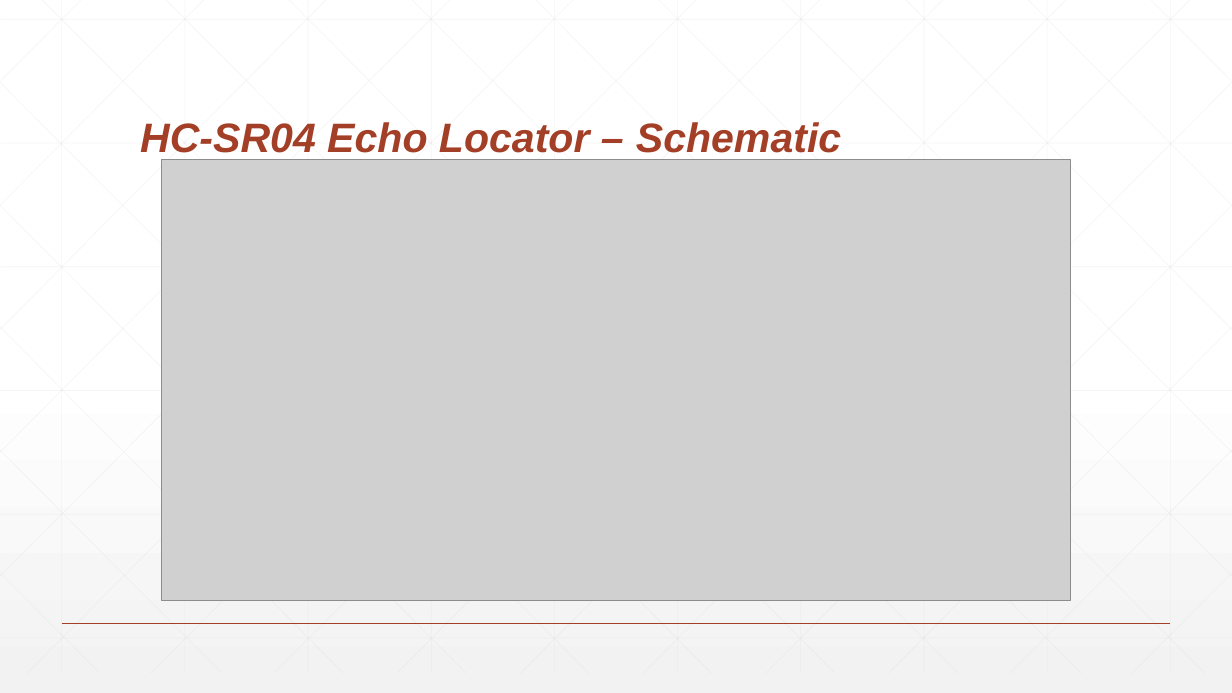
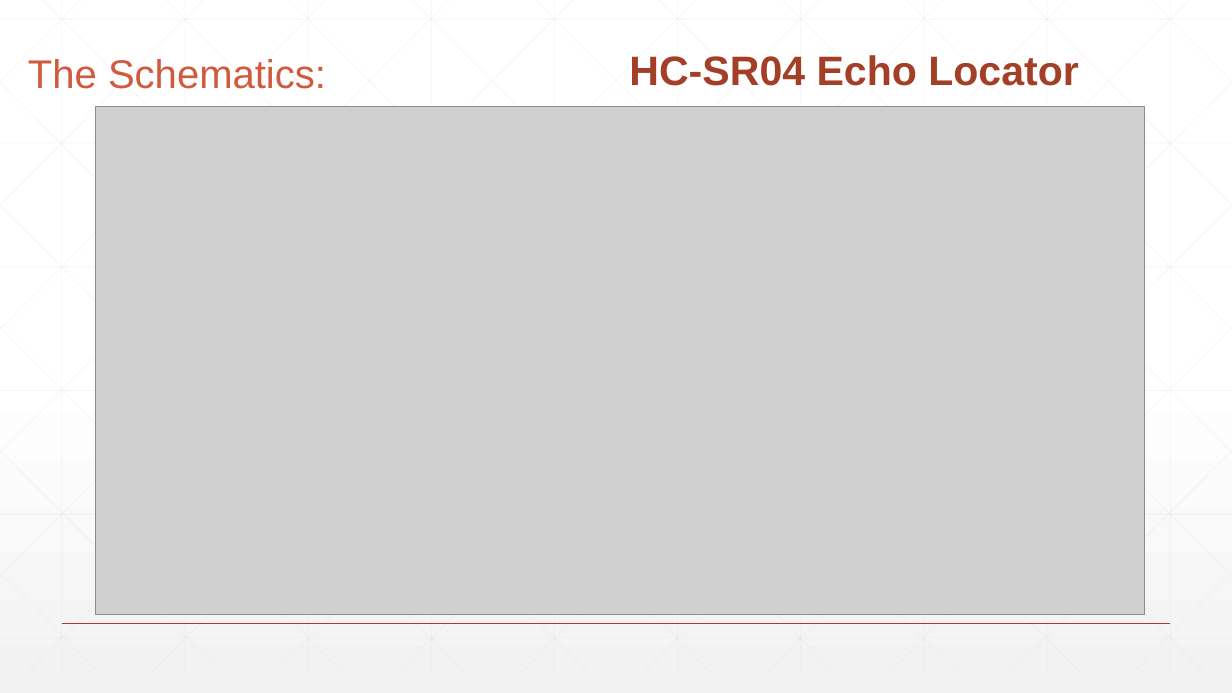
Before and after one commit to filippocastelli/uolli, a slide deck: slide 4 of Hardware_description.pptx. Drawn at 1232x693 pixels with LibreOffice and Linux fonts; fonts in the diff are those of the drawing; grey boxes stand for pictures. Boxes give left, top, right and bottom in pixels: in the first picture for what was removed or moved away, otherwise in the second. Text is boxed around its words. In the diff, an @@ line names an element or a change of style, - is before the commit and + after.

```diff
--- a/Hardware_description.pptx
+++ b/Hardware_description.pptx
@@ text added at (28,59,326,89), 31.2 pt, text #D15A3E @@
+The Schematics:
@@ text at (629,55,1079,86): text changed; italic off @@
-HC-SR04 Echo Locator – Schematic
+HC-SR04 Echo Locator
@@ picture: place and size @@
-picture at (161,160,1070,601)
+picture at (96,107,1145,616)
```
Also in this commit, not shown: 14 other slides changed.
